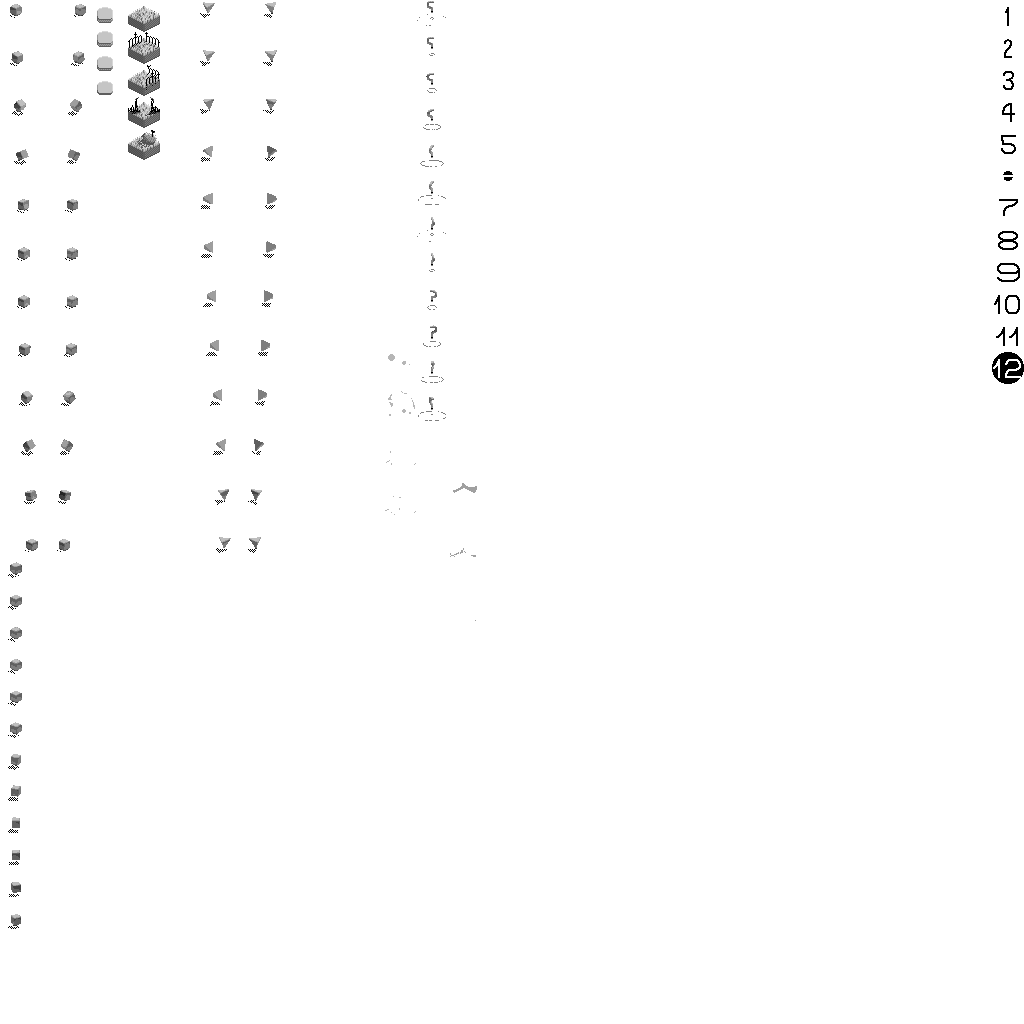
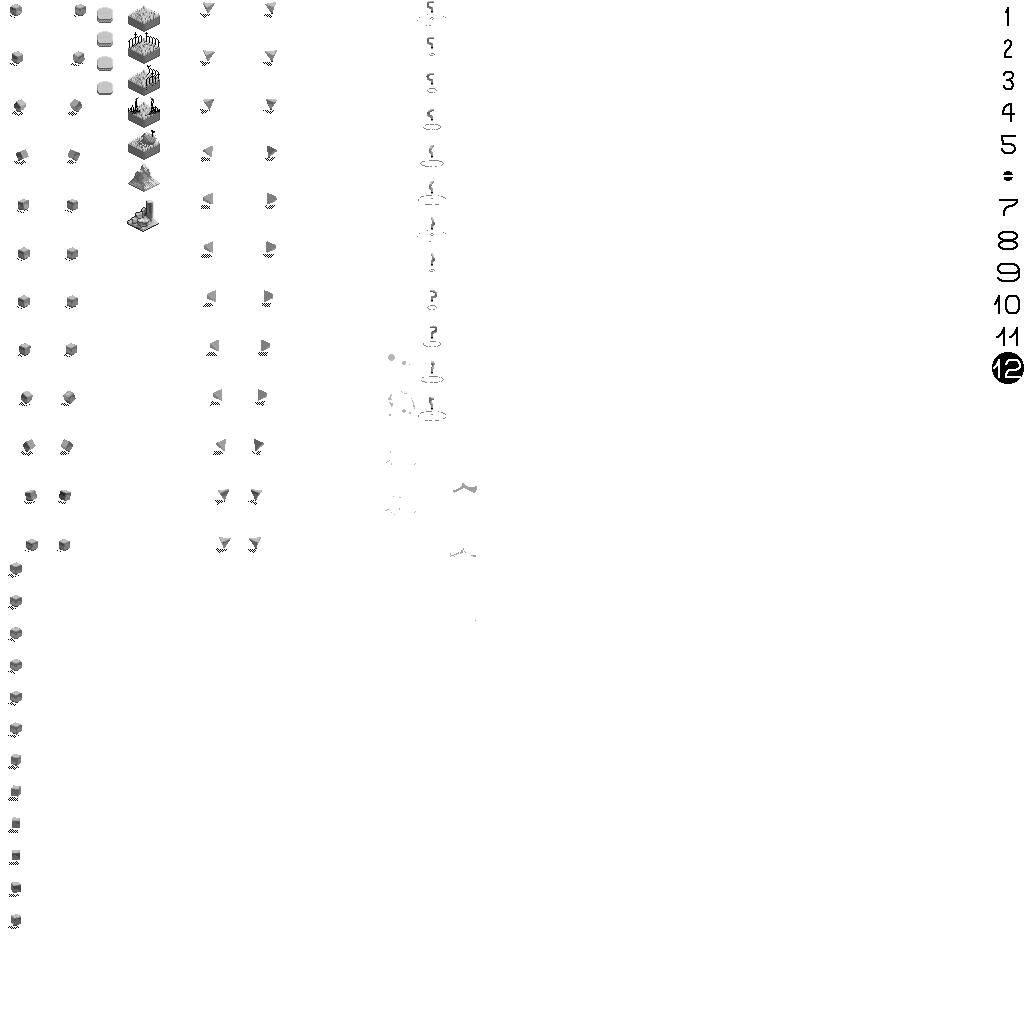
Layers edited between the first and the second 1024×1024 image:
pixels changed over (127, 163, 160, 232) (layer not identified)
